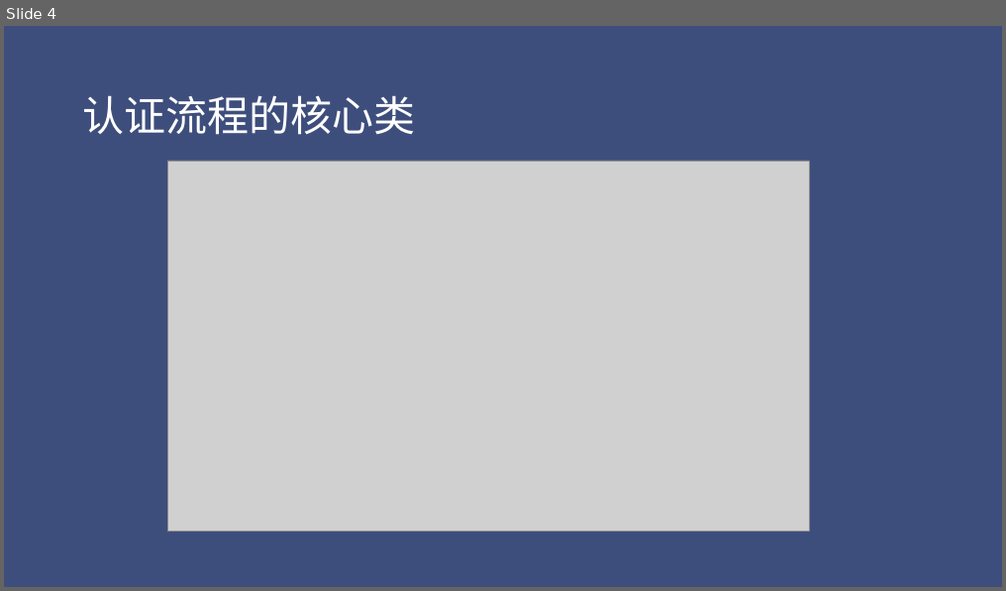
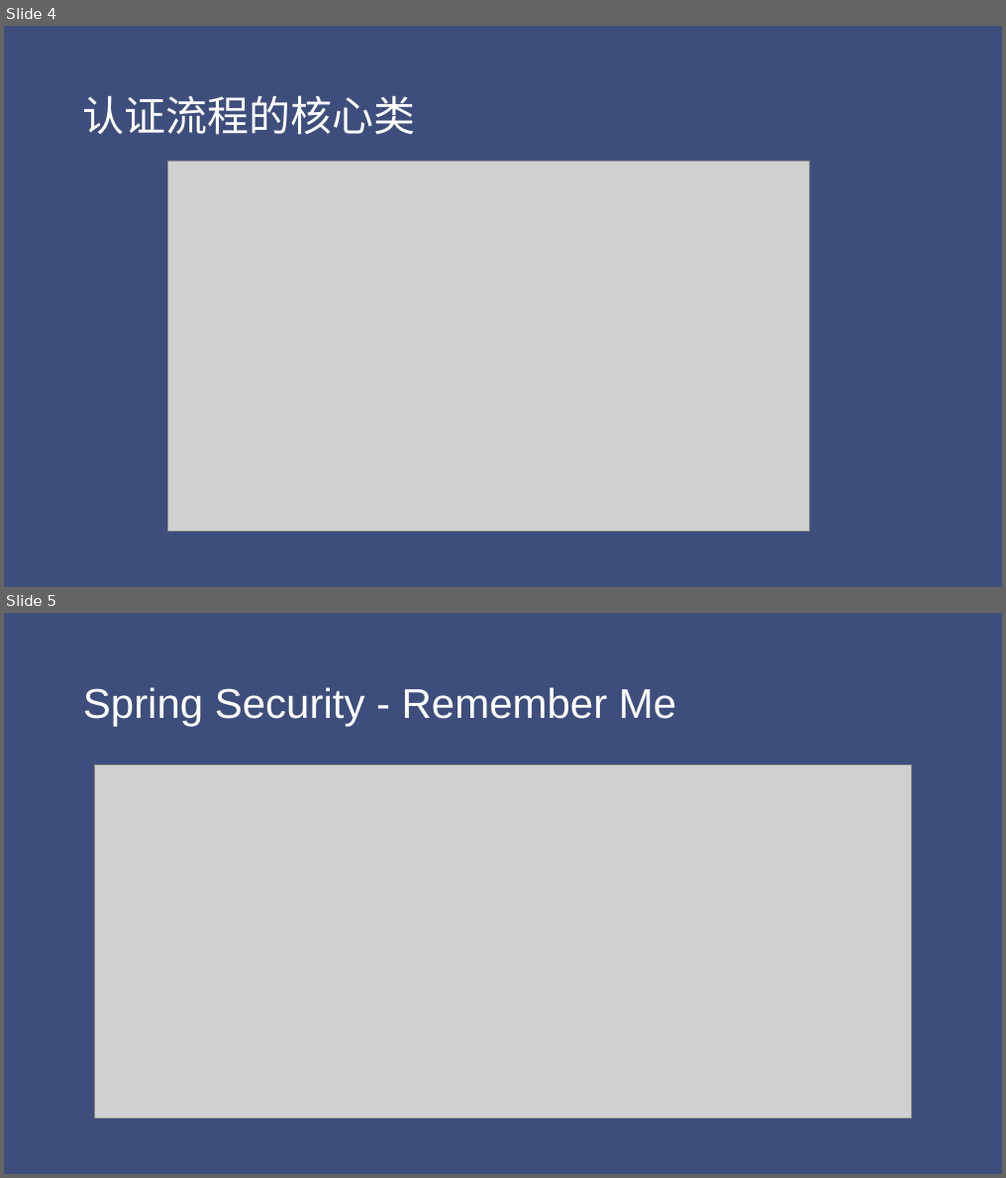
Before and after one commit to jungle0127/security-auth, a slide deck: Spring Security 认证流程.pptx. Shown one above the other, each under a label of ours: slide 4 before the commit, slides 4 and 5 after it. The pictures are 1006x591 and 1006x1178 pixels, drawn with LibreOffice and Linux fonts; fonts in the diff are those of the drawing; grey boxes stand for pictures. Boxes give left, top, right and bottom in pixels: in the first picture for what was removed or moved away, otherwise in the second. Text is boxed around its words. In the diff, an @@ line names an element or a change of style, - is before the commit and + after.

```diff
--- a/Spring Security 认证流程.pptx
+++ b/Spring Security 认证流程.pptx
@@ slide 5 added at [4, 613, 1002, 1174], background #3E4E7C @@
@@ title added at [83, 687, 676, 726], 40 pt, text #FFFFFF @@
+Spring Security - Remember Me
@@ picture added at [94, 765, 912, 1118] @@
```
Also in this commit, not shown: 5 other slides added, 37 other files.
